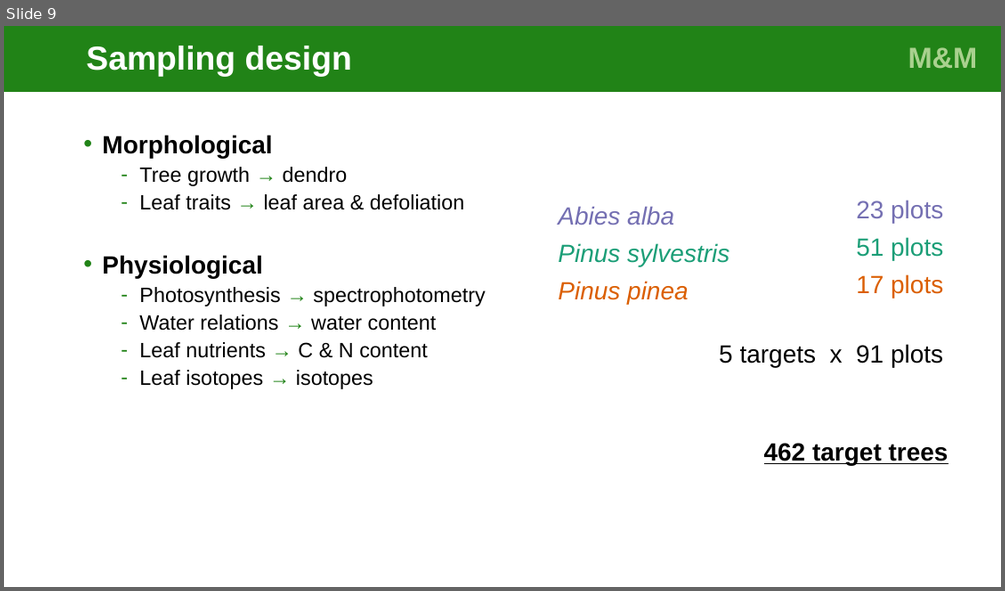
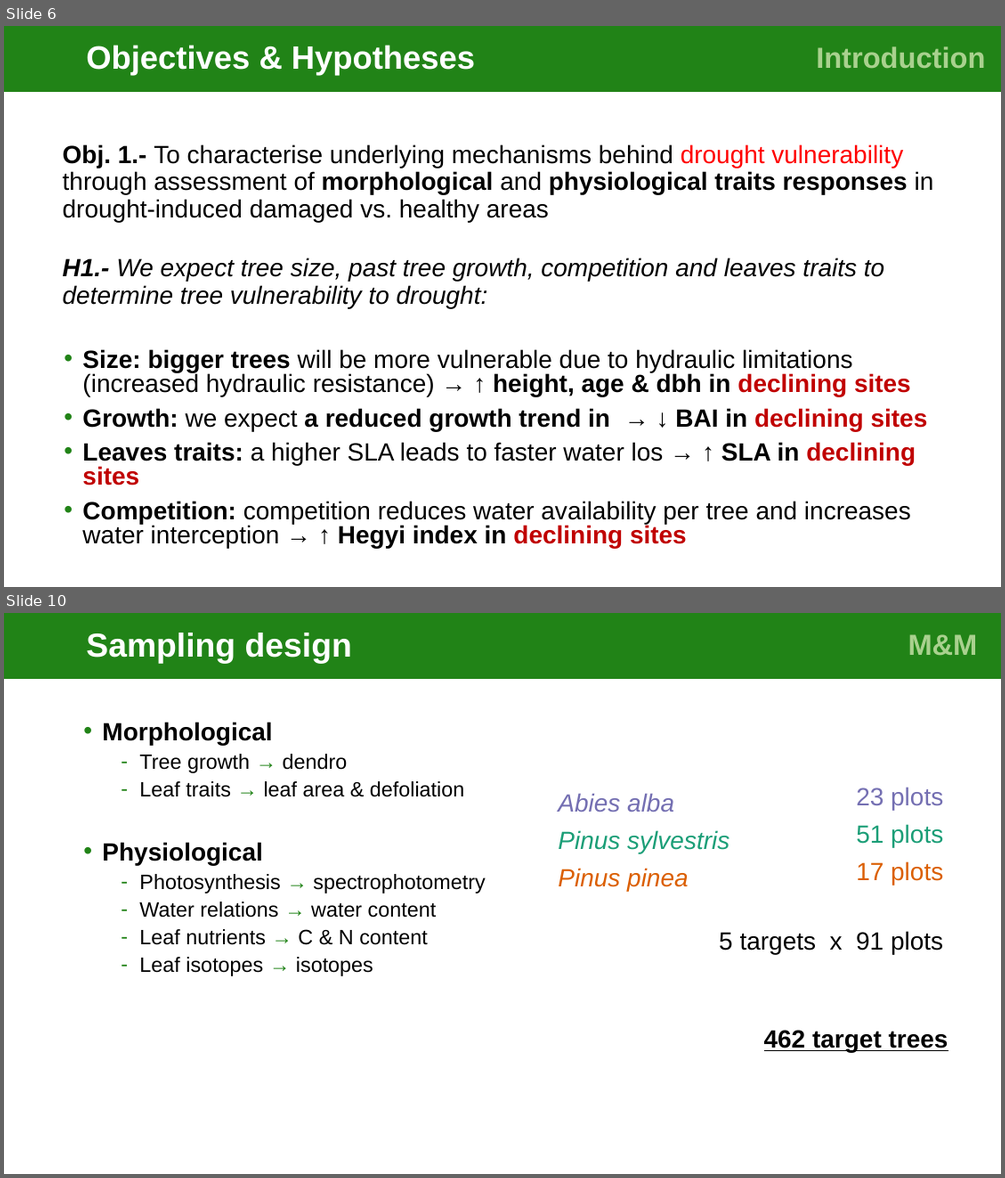
Before and after one commit to cris-fernandez/Tesis_Individuo, a slide deck: 06_ppts/exploratory_analysis_figures_v2-CFB.pptx. Shown one above the other, each under a label of ours: slide 9 before the commit, slides 6 and 10 after it; the slides between them are not shown. The pictures are 1005x591 and 1005x1178 pixels, drawn with LibreOffice and Linux fonts; fonts in the diff are those of the drawing. Boxes give left, top, right and bottom in pixels: in the first picture for what was removed or moved away, otherwise in the second. Text is boxed around its words. In the diff, an @@ line names an element or a change of style, - is before the commit and + after.

```diff
--- a/06_ppts/exploratory_analysis_figures_v2-CFB.pptx
+++ b/06_ppts/exploratory_analysis_figures_v2-CFB.pptx
@@ slide 6 added at box(4, 26, 1001, 587), background #FFFFFF @@
@@ rectangle added at box(4, 26, 797, 92), fill #218317, 31.2 pt, text #FFFFFF, bold @@
+Objectives & Hypotheses
@@ rectangle added at box(797, 26, 1001, 92), fill #218317, 28 pt, text #A9D18E, bold @@
+Introduction.
@@ text added at box(63, 144, 934, 222), 24 pt, text #000000 @@
+Obj. 1.- To characterise underlying mechanisms behind drought vulnerability through assessment of morphological and physiological traits responses in drought-induced damaged vs. healthy areas
@@ text added at box(63, 257, 884, 308), 24 pt, text #000000, italic @@
+H1.- We expect tree size, past tree growth, competition and leaves traits to determine tree vulnerability to drought:
@@ text added at box(82, 349, 928, 548), 24 pt, text #000000 @@
+• Size: bigger trees will be more vulnerable due to hydraulic limitations (increased hydraulic resistance) → ↑ height, age & dbh in declining sites
+• Growth: we expect a reduced growth trend in → ↓ BAI in declining sites
+• Leaves traits: a higher SLA leads to faster water los → ↑ SLA in declining sites
+• Competition: competition reduces water availability per tree and increases water interception → ↑ Hegyi index in declining sites
@@ what was slide 9 is now slide 10 @@
```
Also in this commit, not shown: 6 slides changed, 1 other slide added, 9 slides removed.
